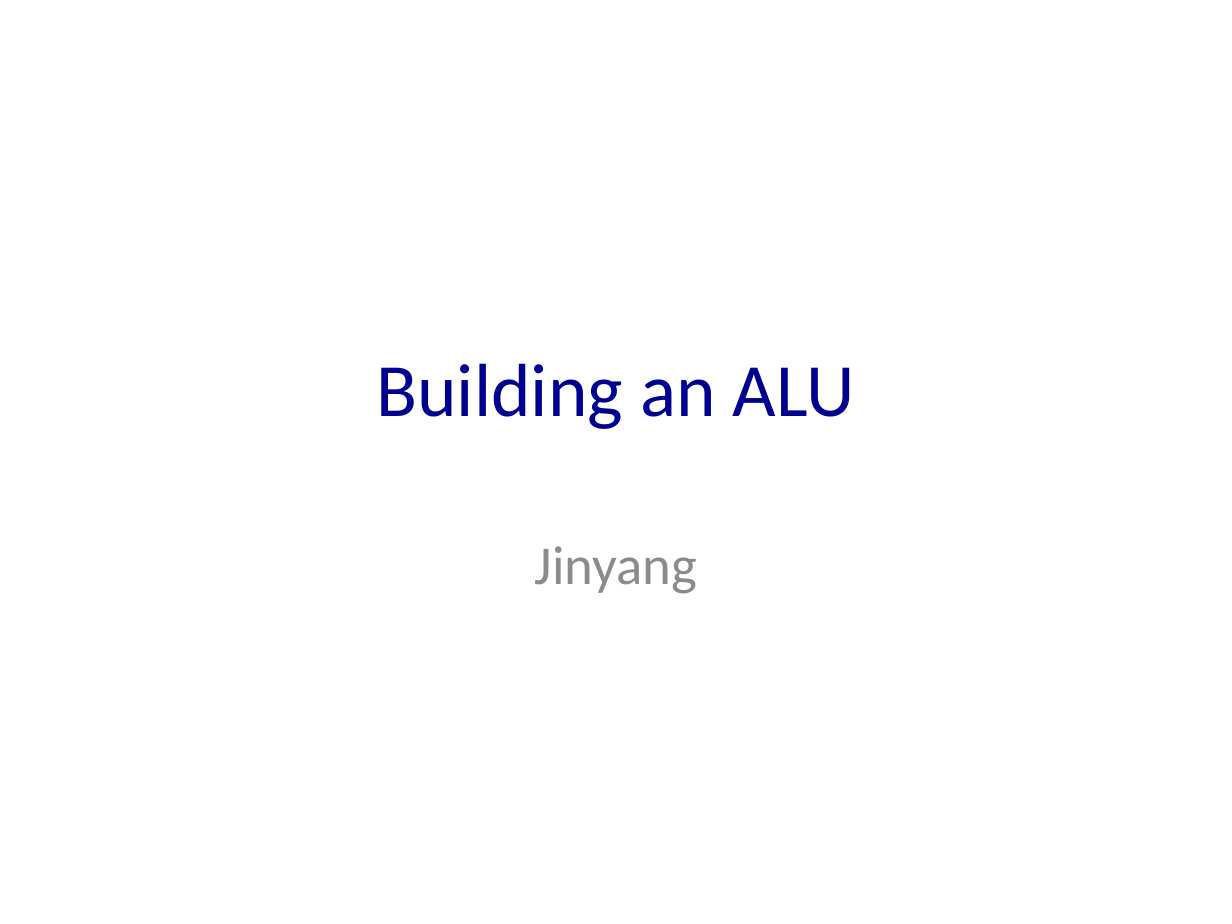
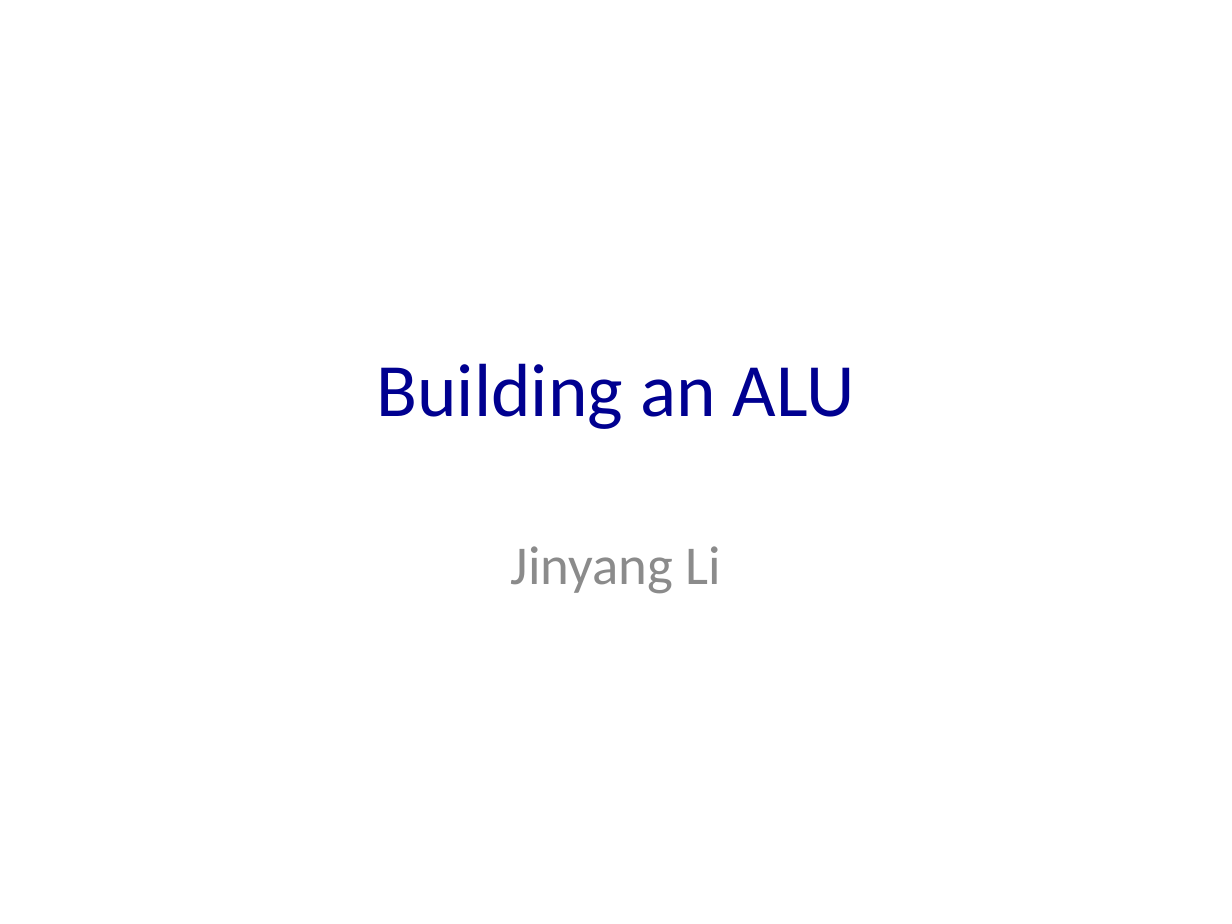
Before and after one commit to NYU-CSO/nyu-cso.github.io, a slide deck: slide 1 of notes/arch-alu.pptx. Drawn at 1232x924 pixels with LibreOffice and Linux fonts; fonts in the diff are those of the drawing. Boxes give left, top, right and bottom in pixels: in the first picture for what was removed or moved away, otherwise in the second. Text is boxed around its words. In the diff, an @@ line names an element or a change of style, - is before the commit and + after.

```diff
--- a/notes/arch-alu.pptx
+++ b/notes/arch-alu.pptx
@@ subtitle at box(511, 546, 721, 594): text changed @@
-Jinyang
+Jinyang Li
```
Also in this commit, not shown: 8 other slides changed, 5 slides added, 2 other files.
